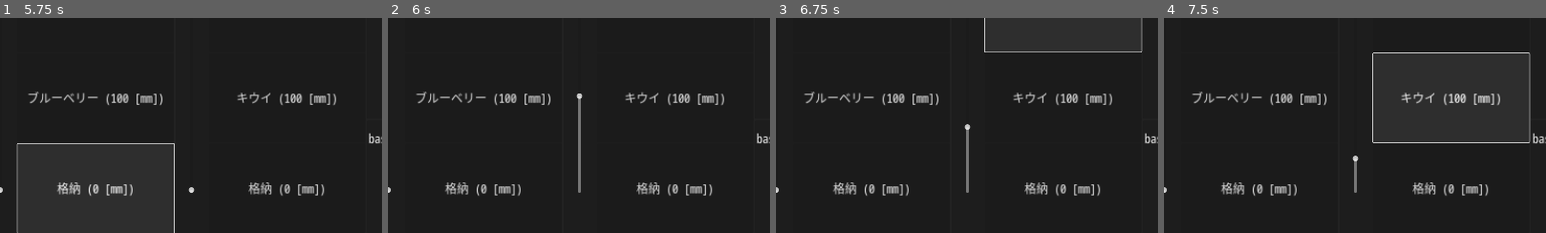
Above: before the commit, frames 1-4 (left to right).
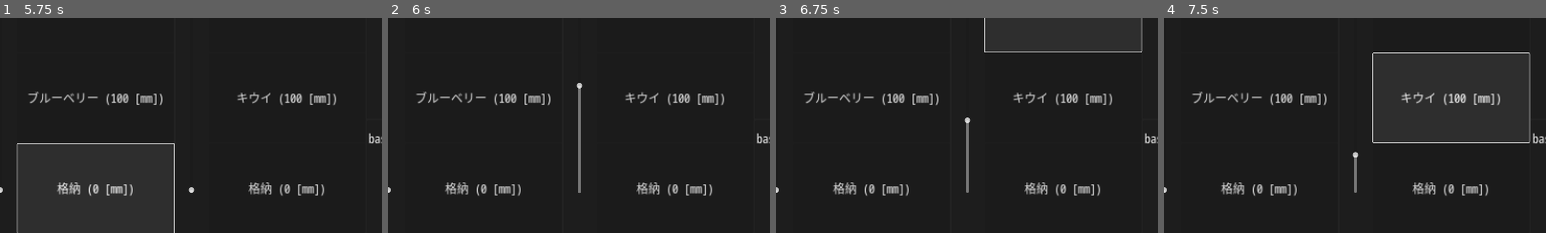
Above: after the commit, the same moments.

Repository: omuct-robotclub/nhk2023-team-a-controller
Game: Godot game, scene res://controls/controller.tscn
The game is run twice, just before and just after one commit, with the same random seed, the same clock (stepped at 60 frames per second) and the same inputs.
Inputs:
- Up to frame 1 (5.75 s): click "展開 (100 [deg])" at 0.5 s; click "水平 (0 [deg])" at 1.25 s; click "格納 (-60 [deg])" at 2 s; click "ミックス (300 [mm])" at 2.75 s; click "ぶどう (200 [mm])" at 3.5 s; click "ブルーベリー (100 [mm])" at 4.25 s; click "格納 (0 [mm])" at 5 s
- Up to frame 2 (6 s): click "もも (300 [mm])" at 5.75 s
- Up to frame 3 (6.75 s): click "みかん (200 [mm])" at 6.5 s
- Up to frame 4 (7.5 s): click "キウイ (100 [mm])" at 7.25 s
The pictures show only the part of the screen within x 27-77%, y 50-100%; the shares and areas given below are measured in that part.

Frame 1 is identical in both runs. In frame 2, less than 0.1% of the frame differs, in the area x 49-51%, y 30-82%; in frame 3, less than 0.1%; in frame 4, less than 0.1%.

Commit message:
resolve warnings

Diff:
--- a/controls/controller.tscn
+++ b/controls/controller.tscn
@@ -52,7 +52,6 @@
 tab_alignment = 1
 
 [node name="Mech" type="HBoxContainer" parent="MarginContainer/MainController/TabContainer"]
-visible = false
 layout_mode = 2
 size_flags_vertical = 3
 
@@ -117,7 +116,7 @@
 display_name = "ロジャー"
 save_name = "expander"
 button_name_format = "%s (%0.0f [mm])"
-max_value = 1000.0
+max_value = 900.0
 preset_names = Array[String](["もも", "みかん", "キウイ", "格納"])
 preset_values = Array[float]([300.0, 200.0, 100.0, 0.0])
 
@@ -274,6 +273,7 @@
 parameter_base = "drive"
 
 [node name="Misc" type="Panel" parent="MarginContainer/MainController/TabContainer"]
+visible = false
 layout_mode = 2
 
 [node name="VBoxContainer" type="VBoxContainer" parent="MarginContainer/MainController/TabContainer/Misc"]
--- a/scripts/connection_indicator.gd
+++ b/scripts/connection_indicator.gd
@@ -29,9 +29,9 @@
 
     rosbridge.transport_changed.connect(
         func():
-            var tr := rosbridge.get_current_transport()
-            if tr != null:
-                transport_name_label.text = "Transport: %s" % tr.get_name()
+            var transport := rosbridge.get_current_transport()
+            if transport != null:
+                transport_name_label.text = "Transport: %s" % transport.get_name()
             else:
                 transport_name_label.text = "Transport: Not Set"
     )
--- a/scripts/long_press_button.gd
+++ b/scripts/long_press_button.gd
@@ -13,7 +13,7 @@
     _tim = Timer.new()
     _tim.one_shot = true
     add_child(_tim)
-    _tim.wait_time - long_press_time
+    _tim.wait_time = long_press_time
     _tim.timeout.connect(
         func():
             self_modulate = Color.AQUA
--- a/scripts/parameter_slider.gd
+++ b/scripts/parameter_slider.gd
@@ -30,7 +30,7 @@
             _update_label()
     )
     slider.drag_ended.connect(
-        func(value_changed: bool):
+        func(_value_changed: bool):
             _param.set_value(slider.value)
     )
     _param.value_updated.connect(
--- a/scripts/pid_gain_controller.gd
+++ b/scripts/pid_gain_controller.gd
@@ -8,8 +8,8 @@
 @onready var kp: ParameterSlider = %Kp
 @onready var ki: ParameterSlider = %Ki
 @onready var kd: ParameterSlider = %Kd
-@onready var min: ParameterSlider = %Min
-@onready var max: ParameterSlider = %Max
+@onready var _min: ParameterSlider = %Min
+@onready var _max: ParameterSlider = %Max
 @onready var antiwindup: ParameterButton = %Antiwindup
 @onready var use_velocity_for_d_term: ParameterButton = %UseVelocityForDTerm
 
@@ -19,27 +19,23 @@
     kp.node_name = node_name
     ki.node_name = node_name
     kd.node_name = node_name
-    min.node_name = node_name
-    max.node_name = node_name
+    _min.node_name = node_name
+    _max.node_name = node_name
     antiwindup.node_name = node_name
     use_velocity_for_d_term.node_name = node_name
 
     kp.parameter_name = parameter_base + ".kp"
     ki.parameter_name = parameter_base + ".ki"
     kd.parameter_name = parameter_base + ".kd"
-    min.parameter_name = parameter_base + ".min"
-    max.parameter_name = parameter_base + ".max"
+    _min.parameter_name = parameter_base + ".min"
+    _max.parameter_name = parameter_base + ".max"
     antiwindup.parameter_name = parameter_base + ".antiwindup"
     use_velocity_for_d_term.parameter_name = parameter_base + ".use_velocity_for_d_term"
 
     kp.init()
     ki.init()
     kd.init()
-    min.init()
-    max.init()
+    _min.init()
+    _max.init()
     antiwindup.init()
     use_velocity_for_d_term.init()
-
-# Called every frame. 'delta' is the elapsed time since the previous frame.
-func _process(delta: float) -> void:
-    pass
--- a/scripts/release_info_label.gd
+++ b/scripts/release_info_label.gd
@@ -5,13 +5,12 @@
     var release := _get_release()
     text = "Version: %s   Build date: %s      " % [release["version"], release["date"]]
 
-static func _get_release() -> Dictionary:
+func _get_release() -> Dictionary:
     var result: Dictionary
     var file := FileAccess.open("res://release.json", FileAccess.READ)
     if file == null:
         result["version"] = "custom"
         result["date"] = "unknown"
     else:
-        var j := JSON.new()
-        result = j.parse_string(file.get_as_text())
+        result = JSON.parse_string(file.get_as_text())
     return result
--- a/scripts/robot_controller.gd
+++ b/scripts/robot_controller.gd
@@ -56,13 +56,20 @@
 
     if event is InputEventJoypadButton and event.pressed:
         if event.device not in CustomInput.allowed_device: return
+        print(event.button_index)
         match event.button_index:
             JOY_BUTTON_A:
                 RobotInterface.set_collector_cmd(not RobotInterface.collector_cmd)
 
             JOY_BUTTON_RIGHT_STICK:
                 if RobotInterface.large_wheel_cmd == 0:
-                    RobotInterface.set_large_wheel_cmd(1.0)
+                    RobotInterface.set_large_wheel_cmd(0.3333)
+                else:
+                    RobotInterface.set_large_wheel_cmd(0.0)
+
+            JOY_BUTTON_MISC1:
+                if RobotInterface.large_wheel_cmd == 0:
+                    RobotInterface.set_large_wheel_cmd(0.3333)
                 else:
                     RobotInterface.set_large_wheel_cmd(0.0)
 
@@ -71,10 +78,28 @@
 
             JOY_BUTTON_Y:
                 if reverse:
-                    RobotInterface.set_donfan_cmd(-1)
-                    RobotInterface.set_expander_length(0.0)
-                    RobotInterface.set_arm_angle(0)
+                    _retract_all()
                 else:
-                    RobotInterface.set_donfan_cmd(1)
-                    RobotInterface.set_expander_length(2.0)
-                    RobotInterface.set_arm_angle(deg_to_rad(90))
+                    _expand_all()
+
+var _working := false
+
+func _expand_all() -> void:
+    if _working: return
+    _working = true
+    RobotInterface.set_donfan_cmd(1)
+    await get_tree().create_timer(1.0).timeout
+    RobotInterface.set_expander_length(1.0)
+    await get_tree().create_timer(1.0).timeout
+    RobotInterface.set_arm_angle(deg_to_rad(100))
+    _working = false
+
+func _retract_all() -> void:
+    if _working: return
+    _working = true
+    RobotInterface.set_arm_angle(0)
+    await get_tree().create_timer(1.0).timeout
+    RobotInterface.set_expander_length(0.0)
+    await get_tree().create_timer(1.0).timeout
+    RobotInterface.set_donfan_cmd(-1)
+    _working = false
--- a/scripts/robot_interface.gd
+++ b/scripts/robot_interface.gd
@@ -26,13 +26,13 @@
 var _filtered_linear_vel := Vector2()
 var _filtered_angular_vel := 0.0
 
-@onready var _unwind_cli := rosbridge.create_client("unwind")
-@onready var _donfan_cmd_pub := rosbridge.create_publisher("std_msgs/Int8", "donfan_cmd")
-@onready var _expander_length_pub := rosbridge.create_publisher("std_msgs/Float64", "expander_length")
-@onready var _collector_cmd_pub := rosbridge.create_publisher("std_msgs/Bool", "collector_cmd")
-@onready var _arm_angle_pub := rosbridge.create_publisher("std_msgs/Float64", "arm_angle")
-@onready var _arm_length_pub := rosbridge.create_publisher("std_msgs/Float64", "arm_length")
-@onready var _large_wheel_cmd_pub := rosbridge.create_publisher("std_msgs/Float64", "large_wheel_cmd")
+var _unwind_cli := rosbridge.create_client("unwind")
+var _donfan_cmd_pub := rosbridge.create_publisher("std_msgs/Int8", "donfan_cmd")
+var _expander_length_pub := rosbridge.create_publisher("std_msgs/Float64", "expander_length")
+var _collector_cmd_pub := rosbridge.create_publisher("std_msgs/Bool", "collector_cmd")
+var _arm_angle_pub := rosbridge.create_publisher("std_msgs/Float64", "arm_angle")
+var _arm_length_pub := rosbridge.create_publisher("std_msgs/Float64", "arm_length")
+var _large_wheel_cmd_pub := rosbridge.create_publisher("std_msgs/Float64", "large_wheel_cmd")
 
 func init() -> void:
     _publish_command_timer.wait_time = 0.01
--- a/scripts/rosout_viewer.gd
+++ b/scripts/rosout_viewer.gd
@@ -5,6 +5,7 @@
 @onready var autoscroll_button: CheckButton = %AutoscrollButton
 @onready var tree: Tree = %Tree
 @onready var root := tree.create_item()
+@warning_ignore("unused_private_class_variable")
 @onready var _rosout_sub := rosbridge.create_subscription("rcl_interfaces/Log", "/rosout", _rosout_callback)
 
 var _msg_count := 0
@@ -25,7 +26,7 @@
     tree.set_column_title(2, "Node")
     tree.set_column_title(3, "Severity")
 
-static func _level_to_text(level: int) -> String:
+func _level_to_text(level: int) -> String:
     if level <= 10: return "DEBUG"
     elif level <= 20: return "INFO"
     elif level <= 30: return "WARN"
@@ -33,7 +34,7 @@
     elif level <= 50: return "FATAL"
     else: return "FATAL"
 
-static func _level_to_color(level: int) -> Color:
+func _level_to_color(level: int) -> Color:
     if level <= 10: return Color.DIM_GRAY
     elif level <= 20: return Color.WHITE
     elif level <= 30: return Color.ORANGE
--- a/scripts/slider_with_preset_buttons.gd
+++ b/scripts/slider_with_preset_buttons.gd
@@ -57,7 +57,7 @@
         push_error(error_string(FileAccess.get_open_error()))
         return
 
-    var data: Array[Dictionary]
+    var data: Array[Dictionary] = []
     for i in range(preset_names.size()):
         data.push_back({"name": preset_names[i], "value": preset_values[i]})
 
